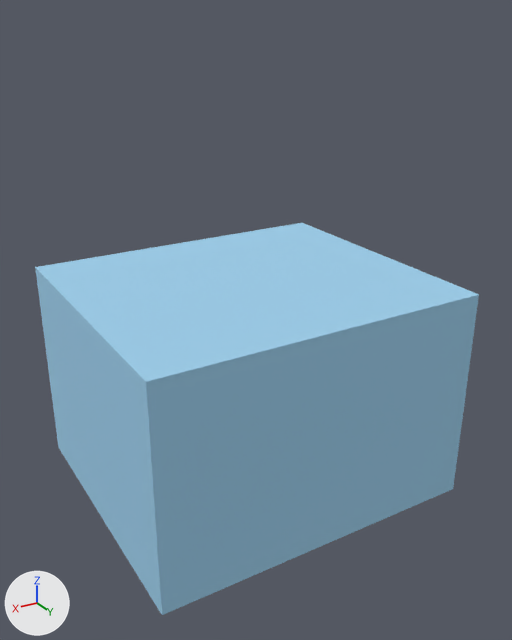
What one commit did to the COLLADA model src/Universal_Robots_ROS2_Tutorials/my_robot_cell/my_robot_cell_description/meshes/Low_Res_Dual_Robot_Base.dae.
Both versions are drawn from a 50 mm lens placed at (1.176, 1.693, 0.567), pointed at (0.208, 0.08, -0.24). The lights are fixed; the arrows at lower left show +X, +Y and +Z. Where no turn or scale is listed for an object, it has been applied to the vertices.

The older version as bpy lines, for what is in view:
```python
me_id2 = bpy.data.meshes.new('ID2')
me_id2.from_pydata(...)  # a box spanning x 0.0..0.79, y 0.0..0.69, z -0.52..0.0
me_id2.materials.append(mat_id9)  # blue #9dcfec
ob_id2 = bpy.data.objects.new('ID2', me_id2)
ob_id2.location = (0.0, 0.0, 0.0)
```
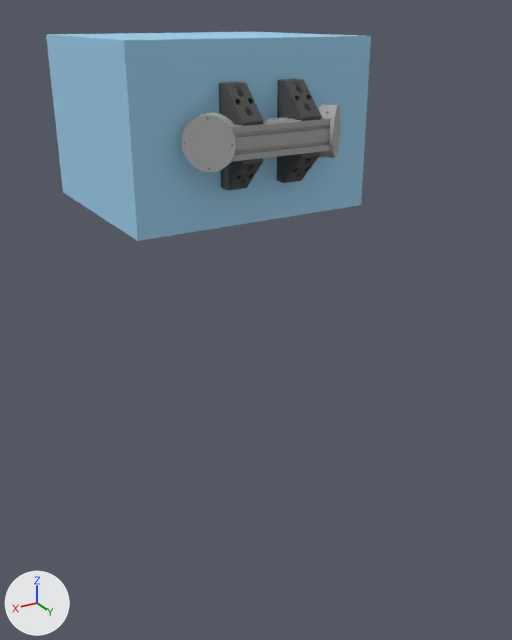
Pixel boxes (x1, y1, x2, y2) of what changed, in the pictures (512 x 640 px):
'ID2', moved: before (35, 223, 479, 615); after (46, 32, 371, 241)
'01-015', added: after (186, 117, 331, 162)
'01-016', added: after (182, 113, 236, 172)
'01-018.001', added: after (219, 82, 263, 190)
'01-018', added: after (277, 79, 321, 183)
'01-016.001', added: after (319, 105, 341, 158)

The change, as a diff of the scene's bpy script:
```diff
--- a/src/Universal_Robots_ROS2_Tutorials/my_robot_cell/my_robot_cell_description/meshes/Low_Res_Dual_Robot_Base.dae.py
+++ b/src/Universal_Robots_ROS2_Tutorials/my_robot_cell/my_robot_cell_description/meshes/Low_Res_Dual_Robot_Base.dae.py
@@ mat_id27 @@
+mat_id27 = principled_material('ID27')
+mat_id27.base_color = (0.376, 0.376, 0.376)  # grey #a5a5a5
+mat_id27.roughness = 0.9
@@ mat_id19 @@
+mat_id19 = principled_material('ID19')
+mat_id19.base_color = (0.0742, 0.0742, 0.0742)  # dark grey #4d4d4d
+mat_id19.roughness = 0.9
@@ me_01_016 @@
+me_01_016.from_pydata(...)  # 688 vertices, 1396 faces; spans x -0.075..0.075, y 0.0..0.05, z -0.075..0.075
+me_01_016.materials.append(mat_id27)  # grey #a5a5a5
@@ me_01_015 @@
+me_01_015.from_pydata(...)  # 72 vertices, 140 faces; spans x -0.25..0.25, y -0.045..0.045, z -0.045..0.045
+me_01_015.materials.append(mat_id27)  # grey #a5a5a5
@@ me_01_018 @@
+me_01_018.from_pydata(...)  # 3042 vertices, 5038 faces; spans x -0.032..0.032, y -0.04..0.09, z -0.145..0.145
+me_01_018.materials.append(mat_id19)  # dark grey #4d4d4d
@@ ob_id2 @@
 ob_id2 = bpy.data.objects.new('ID2', me_id2)
-ob_id2.location = (0.0, 0.0, 0.0)
+ob_id2.location = (-0.312, -0.801, 0.509)
@@ ob_01_016_001 @@
+ob_01_016_001 = bpy.data.objects.new('01-016.001', me_01_016)
+ob_01_016_001.parent = ob_01_017__1
+ob_01_016_001.location = (-0.0933, -0.0547, 0.252)
+ob_01_016_001.rotation_euler = (0.785, -1.571, 0.0)  # degrees (45, -90, 0)
@@ ob_01_017__1 @@
+ob_01_017__1 = bpy.data.objects.new('01-017 <1>', None)
+ob_01_017__1.parent = ob_assembly_1
+ob_01_017__1.location = (0.0, 0.0, 0.0)
@@ ob_assembly_1 @@
+ob_assembly_1 = bpy.data.objects.new('Assembly 1', None)
+ob_assembly_1.location = (0.0, 0.0, 0.0)
@@ ob_01_015 @@
+ob_01_015 = bpy.data.objects.new('01-015', me_01_015)
+ob_01_015.location = (0.084, -0.026, 0.252)
@@ ob_01_016 @@
+ob_01_016 = bpy.data.objects.new('01-016', me_01_016)
+ob_01_016.parent = ob_01_017__1
+ob_01_016.location = (0.261, -0.0547, 0.252)
+ob_01_016.rotation_euler = (0.785, 1.571, 0.0)  # degrees (45, 90, 0)
@@ ob_01_018_001 @@
+ob_01_018_001 = bpy.data.objects.new('01-018.001', me_01_018)
+ob_01_018_001.parent = ob_01_017__1
+ob_01_018_001.location = (0.179, -0.0715, 0.252)
@@ ob_01_018 @@
+ob_01_018 = bpy.data.objects.new('01-018', me_01_018)
+ob_01_018.parent = ob_01_017__1
+ob_01_018.location = (-0.0116, -0.0715, 0.252)
```
